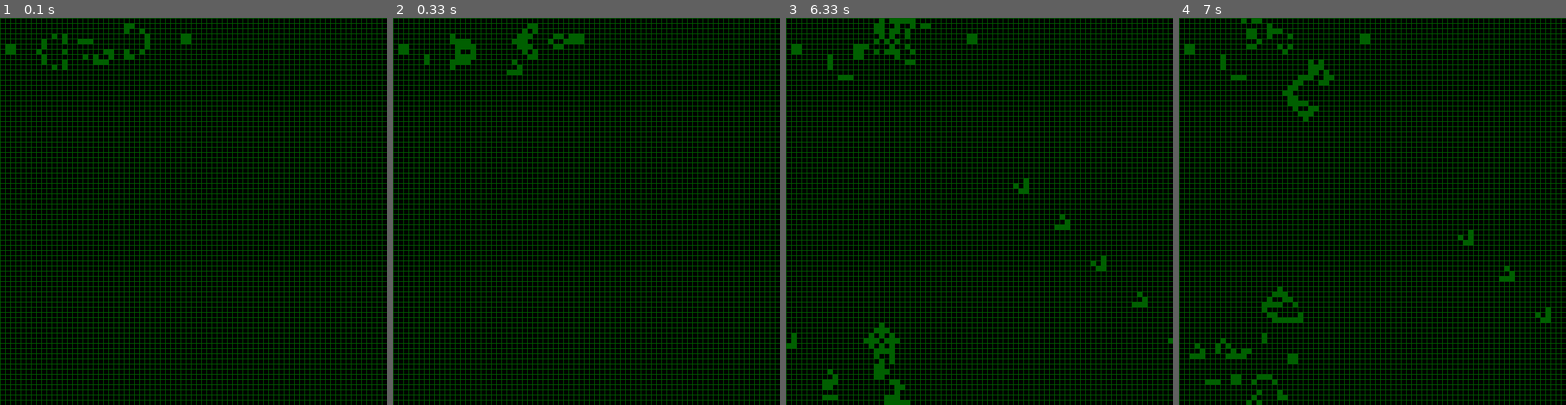
Above: before the commit, frames 1-4 (left to right).
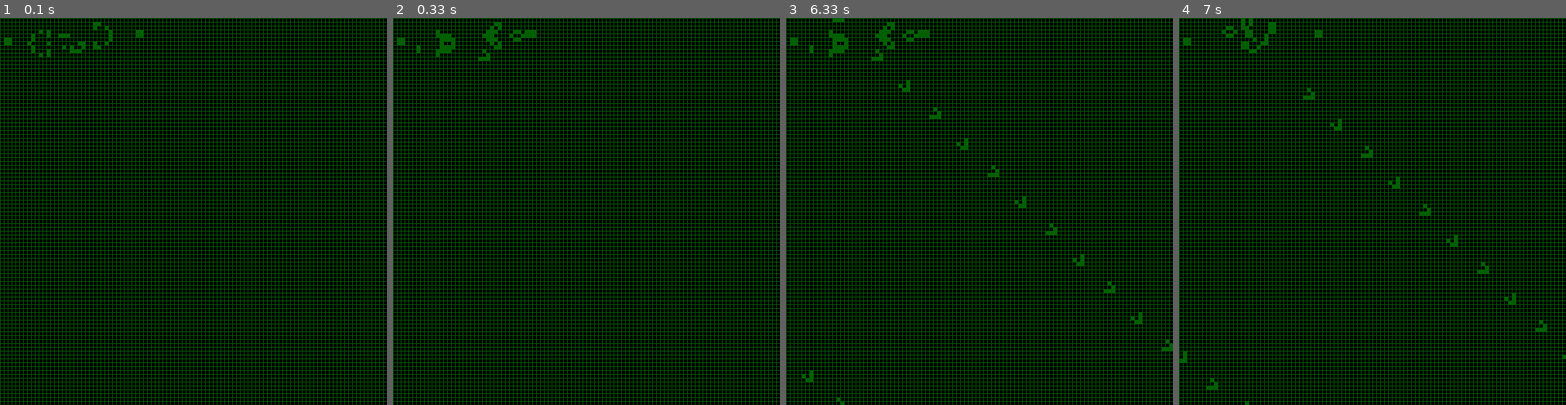
Above: after the commit, the same moments.

Repository: seven320/lifegame
Game: pygame game, started from lifegame.py
The game is run twice, just before and just after one commit, with the same random seed, the same clock (stepped at 60 frames per second) and the same inputs.
Inputs (mouse positions are in pixels of both pictures, inside the frame that each line leads up to):
- Up to frame 1 (0.1 s): no input
- Up to frame 2 (0.33 s): no input
- Up to frame 3 (6.33 s): move the mouse to (964, 226) at 0.37 s; move the mouse to (859, 153) at 0.87 s; move the mouse to (987, 79) at 1.37 s; move the mouse to (967, 145) at 1.87 s; move the mouse to (1080, 176) at 2.43 s; move the mouse to (1060, 141) at 2.93 s; move the mouse to (994, 196) at 3.43 s; move the mouse to (921, 323) at 3.93 s; move the mouse to (917, 87) at 4.6 s; move the mouse to (886, 110) at 5.1 s; move the mouse to (956, 95) at 5.6 s; move the mouse to (851, 130) at 6.1 s
- Up to frame 4 (7 s): move the mouse to (1275, 172) at 6.6 s

The runs differ from the first frame. In frame 1, 34% of the frame differs, in the area x 0-100%, y 0-100%; in frame 2, 34%; in frame 3, 35%; in frame 4, 35%.

Commit message:
ver1.3 load life 仕様変更前

Diff:
--- /dev/null
+++ b/convert.py
@@ -0,0 +1,56 @@
+#encoding: utf-8
+
+from PIL import Image, ImageFilter
+import numpy as np
+import cv2
+
+def mosaic(src, ratio=0.1):
+    small = cv2.resize(src, None, fx=ratio, fy=ratio, interpolation=cv2.INTER_AREA)
+    return cv2.resize(small, src.shape[:2][::-1], interpolation=cv2.INTER_NEAREST)
+
+def main(X,Y,cell_size):
+    max_size=min(X,Y)/cell_size
+    IMAGE_PATH="/Users/kenkato/python/lifegame/cat.png"
+    #画像読み込み-------
+    # im=Image.open("/Users/kenkato/python/lifegame/cat.png")
+    img=cv2.imread(IMAGE_PATH,0)
+    img_gray=cv2.imread(IMAGE_PATH,cv2.IMREAD_GRAYSCALE)
+    print(img.shape)
+    #decide size
+
+    #mosaic
+    x,y = img_gray.shape
+    img_pix = max(x,y)
+    ratio=max_size/img_pix
+    print("ratio:",ratio)
+    img_mosaic=mosaic(img_gray,ratio)
+    # cv2.imshow("mosaic",img_mosaic)
+    # cv2.waitKey(0)
+    # cv2.destroyAllWindows()
+
+    #2値化
+    average = np.average(img_mosaic)
+    thresh = average
+    max_pixel = 255
+    ret, img_dst = cv2.threshold(img_mosaic, thresh, max_pixel, cv2.THRESH_BINARY)
+    #mosaic
+    # img_mosaic=mosaic(img_gray_150,ratio=0.032)
+    #画像表示
+    print(img_dst.shape)
+    life=[]
+    print(len(img_dst[0]))
+    for i in range(round(x*ratio)):
+        for j in range(round(y*ratio)):
+            cell=img_dst[i*round(1/ratio),j*round(1/ratio)]
+            if cell==255:
+                life.append([i,j])
+    print(life)
+    # cv2.imshow("normal",img_dst)
+    # cv2.waitKey(0)
+    # cv2.destroyAllWindows()
+    # new_im.show()
+
+if __name__=="__main__":
+    X,Y = 600,600
+    cell_size=6
+    main(X,Y,cell_size)
--- a/lifegame.py
+++ b/lifegame.py
@@ -82,7 +82,7 @@
     button=False
     X=600
     Y=600
-    cell_size=8
+    cell_size=6
     pygame.init()
     screen=pygame.display.set_mode((X,Y))
     pygame.display.set_caption("LIFE GAME")
@@ -168,6 +168,5 @@
         #pause
         elif state==1:pass
 
-
 if __name__=="__main__":
     main()
Binary file added: cat.png
Binary file added: syu.png
